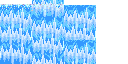
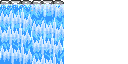
Before/after of a w=128, h=64 layered artwork. What changed in the layer stack:
added group "rocks" (1st of 2) with 2 layers above "edge copie" over left=0, top=0, right=64, bottom=4
added layer "rocks copie" in group "rocks" over left=32, top=0, right=64, bottom=4
added layer "rocks" (2nd of 2, in "rocks") in group "rocks" over left=0, top=0, right=32, bottom=4
added group "falls" with 6 layers above "flow1 copie 2" over left=32, top=0, right=96, bottom=64
moved "Calque 14" into group "falls" over left=64, top=40, right=96, bottom=64
moved "Calque 17" into group "falls" over left=32, top=0, right=64, bottom=4
hid "Calque 16", moved it into group "falls" over left=64, top=5, right=96, bottom=64
moved "Calque 15 copie" into group "falls" over left=32, top=0, right=64, bottom=4
moved "Calque 15" into group "falls" over left=32, top=0, right=64, bottom=4
